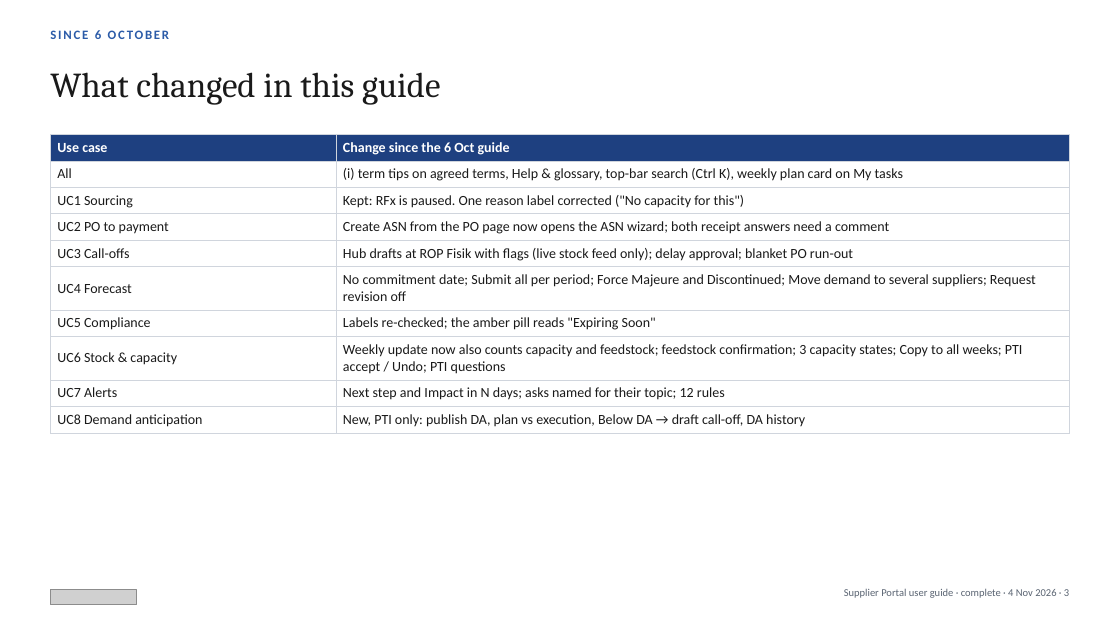
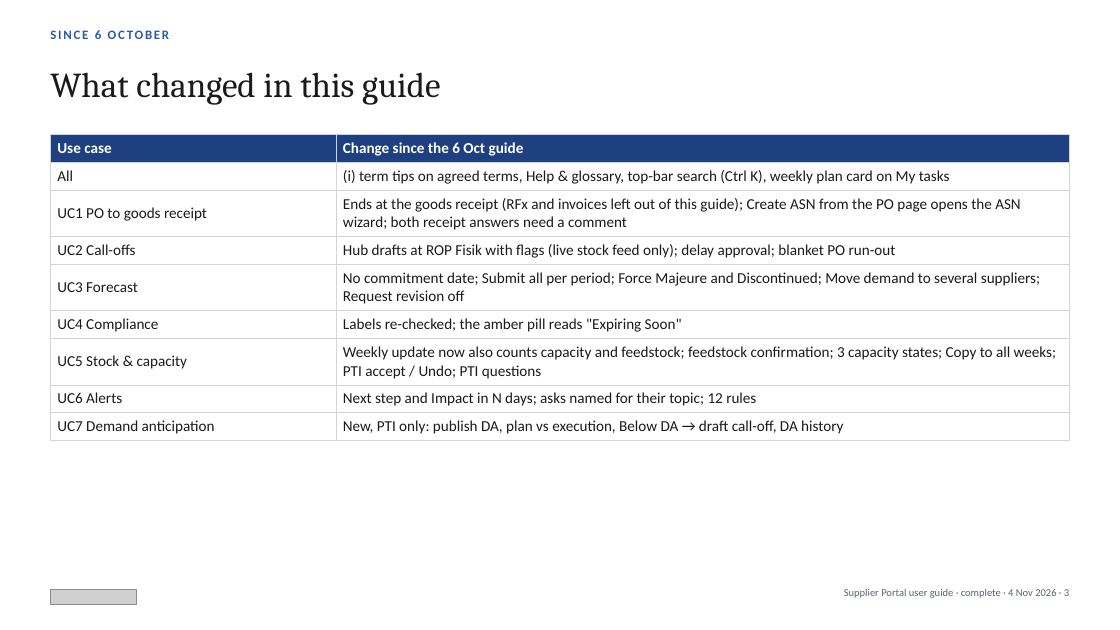
Before and after one commit to javal999/paragon-supplier-portal, a slide deck: slide 3 of docs/supplier-hub/user-guide/Paragon-Supplier-Portal-User-Guide.pptx. Drawn at 1120x630 pixels with LibreOffice and Linux fonts; fonts in the diff are those of the drawing; grey boxes stand for pictures. Boxes give left, top, right and bottom in pixels: in the first picture for what was removed or moved away, otherwise in the second. Text is boxed around its words. In the diff, an @@ line names an element or a change of style, - is before the commit and + after.

```diff
--- a/docs/supplier-hub/user-guide/Paragon-Supplier-Portal-User-Guide.pptx
+++ b/docs/supplier-hub/user-guide/Paragon-Supplier-Portal-User-Guide.pptx
@@ table at (50,134,1070,438) @@
-row 3: UC1 Sourcing | Kept: RFx is paused. One reason label corrected ("No capacity for this")
-row 4: UC2 PO to payment | Create ASN from the PO page now opens the ASN wizard; both receipt answers need a comment
-row 5: UC3 Call-offs | Hub drafts at ROP Fisik with flags (live stock feed only); delay approval; blanket PO run-out
-row 6: UC4 Forecast | No commitment date; Submit all per period; Force Majeure and Discontinued; Move demand to several suppliers; Request revision off
-row 7: UC5 Compliance | Labels re-checked; the amber pill reads "Expiring Soon"
-row 8: UC6 Stock & capacity | Weekly update now also counts capacity and feedstock; feedstock confirmation; 3 capacity states; Copy to all weeks; PTI accept / Undo; PTI questions
-row 9: UC7 Alerts | Next step and Impact in N days; asks named for their topic; 12 rules
-row 10: UC8 Demand anticipation | New, PTI only: publish DA, plan vs execution, Below DA → draft call-off, DA history
+row 3: UC1 PO to goods receipt | Ends at the goods receipt (RFx and invoices left out of this guide); Create ASN from the PO page opens the ASN wizard; both receipt answers need a comment
+row 4: UC2 Call-offs | Hub drafts at ROP Fisik with flags (live stock feed only); delay approval; blanket PO run-out
+row 5: UC3 Forecast | No commitment date; Submit all per period; Force Majeure and Discontinued; Move demand to several suppliers; Request revision off
+row 6: UC4 Compliance | Labels re-checked; the amber pill reads "Expiring Soon"
+row 7: UC5 Stock & capacity | Weekly update now also counts capacity and feedstock; feedstock confirmation; 3 capacity states; Copy to all weeks; PTI accept / Undo; PTI questions
+row 8: UC6 Alerts | Next step and Impact in N days; asks named for their topic; 12 rules
+row 9: UC7 Demand anticipation | New, PTI only: publish DA, plan vs execution, Below DA → draft call-off, DA history
```
Also in this commit, not shown: 48 other slides changed, 7 slides removed, 9 other files.
